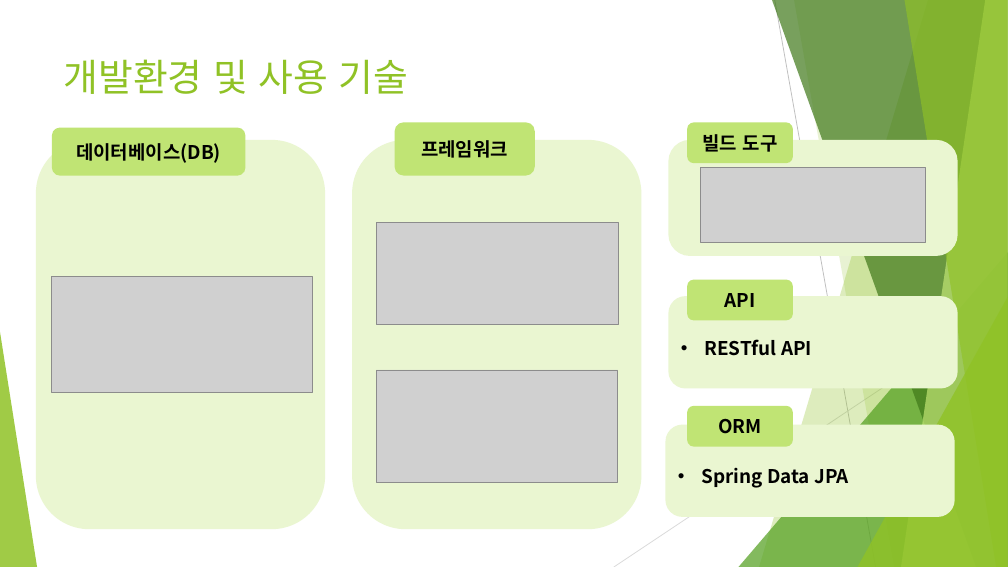
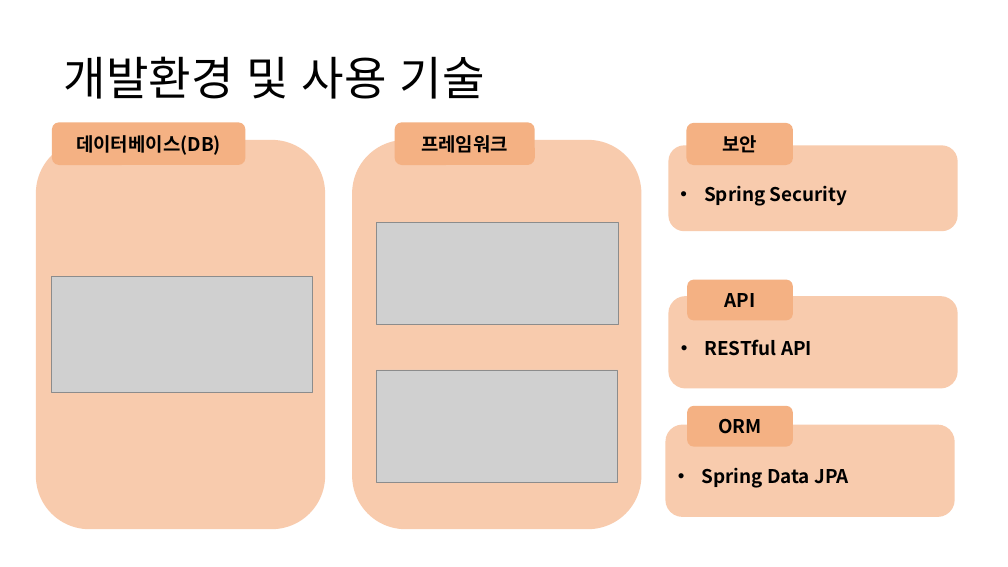
Before and after one commit to NALASAI/SelfIntroduction, a slide deck: slide 7 of 온라인 강의 사이트(BE).pptx. Drawn at 1008x567 pixels with LibreOffice and Linux fonts; fonts in the diff are those of the drawing; grey boxes stand for pictures. Boxes give left, top, right and bottom in pixels: in the first picture for what was removed or moved away, otherwise in the second. Text is boxed around its words. In the diff, an @@ line names an element or a change of style, - is before the commit and + after.

```diff
--- a/온라인 강의 사이트(BE).pptx
+++ b/온라인 강의 사이트(BE).pptx
@@ title "개발환경 및 사용 기술" at (64,56,485,99): size 36 to 44 pt, font Karla to Noto Sans CJK KR, text colour #90C226 to #000000; line spacing 1 to 0.9; vertical alignment top to middle @@
@@ fill #EAF6D1 to #F8CBAD in 4 elements at (668,296,958,389), (665,425,955,517), (352,140,642,529), (36,140,325,529) @@
@@ rounded rectangle "데이터베이스(DB)": place and size @@
-rounded rectangle "데이터베이스(DB)" at (52,128,246,176)
+rounded rectangle "데이터베이스(DB)" at (52,123,246,165)
@@ rounded rectangle "프레임워크": place and size @@
-rounded rectangle "프레임워크" at (395,123,535,175)
+rounded rectangle "프레임워크" at (395,123,535,165)
@@ rounded rectangle removed at (668,140,958,256) @@
@@ rounded rectangle added at (668,145,958,231), fill #F8CBAD, 18 pt, text #000000, bold @@
+• Spring Security
@@ fill #C0E474 to #F4B183 in 5 elements at (687,280,793,321), (687,406,793,447), (52,123,246,165), (395,123,535,165), (687,123,793,166) @@
@@ text in rounded rectangle at (722,135,757,153): text changed @@
-빌드 도구
+보안
@@ picture removed at (701,167,926,242) @@
@@ group removed at (0,0,1008,567): 5 freeform shapes, 3 triangles, 2 lines @@
```
Also in this commit, not shown: 36 other slides changed, 2 slides added.
